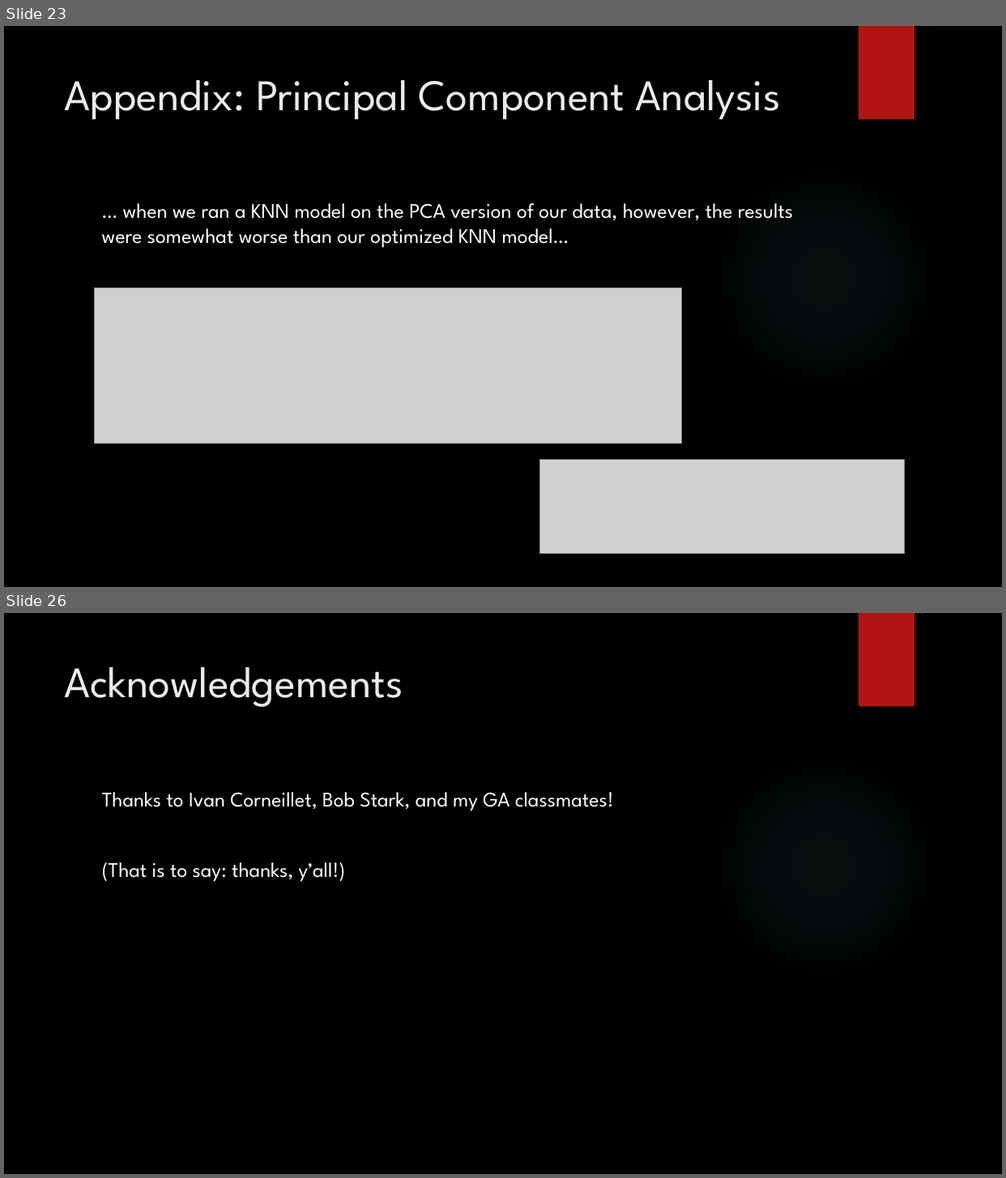
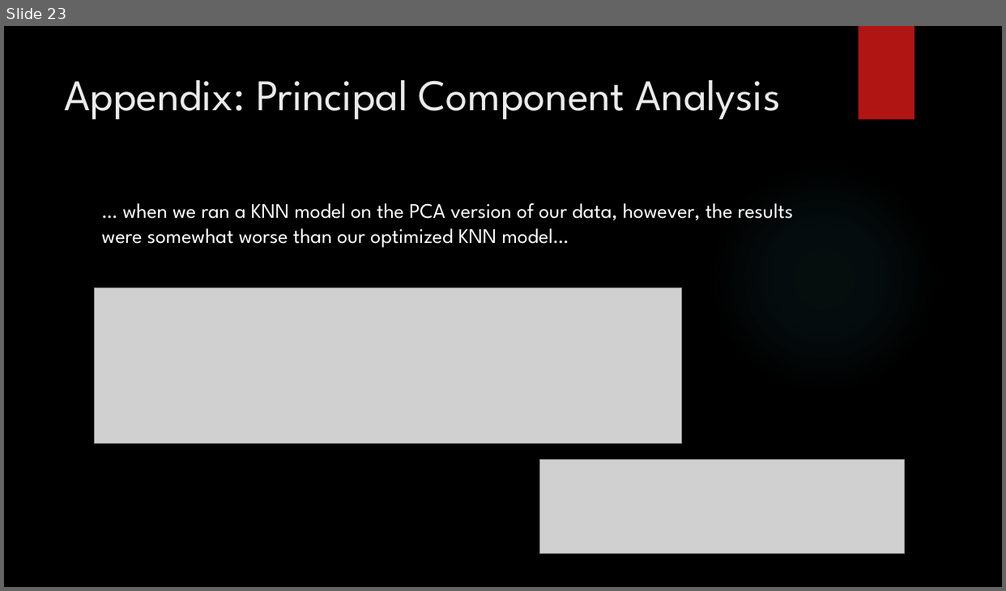
Before and after one commit to bkrakauer/UC-Admissions, a slide deck: UC Admissions.pptx. Shown one above the other, each under a label of ours: slides 23 and 26 before the commit, slide 23 after it; the slides between them are not shown. The pictures are 1006x1178 and 1006x591 pixels, drawn with LibreOffice and Linux fonts; fonts in the diff are those of the drawing; grey boxes stand for pictures; background and template pictures are left out. Boxes give left, top, right and bottom in pixels: in the first picture for what was removed or moved away, otherwise in the second. Text is boxed around its words. In the diff, an @@ line names an element or a change of style, - is before the commit and + after.

```diff
--- a/UC Admissions.pptx
+++ b/UC Admissions.pptx
@@ slide 26 removed at (x1=4, y1=613, x2=1002, y2=1174), background picture (left out); not listed: 2 template elements that a slide beside it also shows @@
@@ title removed at (x1=65, y1=667, x2=403, y2=707) @@
-Acknowledgements
@@ text removed at (x1=102, y1=792, x2=614, y2=882) @@
-Thanks to Ivan Corneillet, Bob Stark, and my GA classmates!
-(That is to say: thanks, y’all!)
```
Also in this commit, not shown: 4 slides changed.
